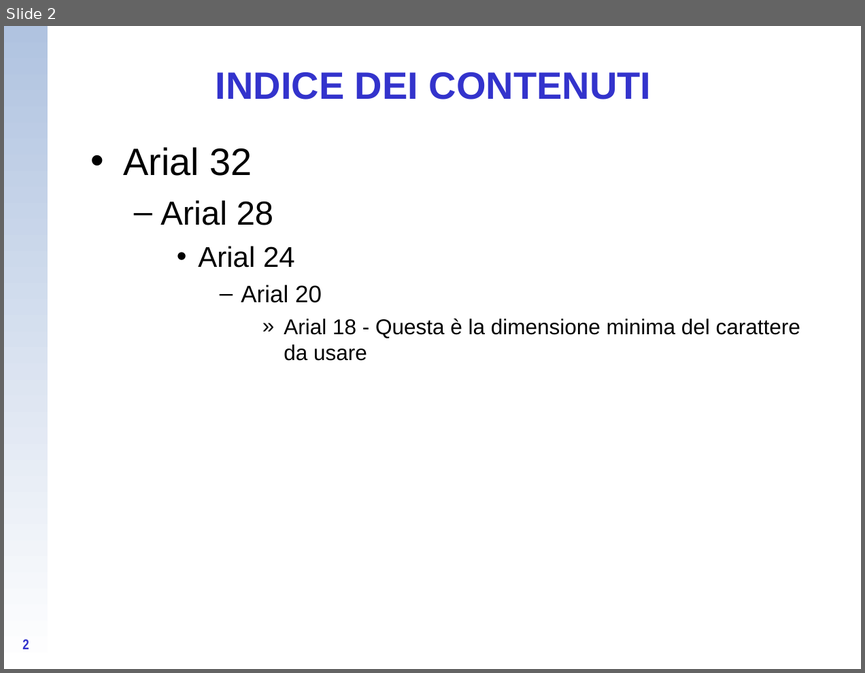
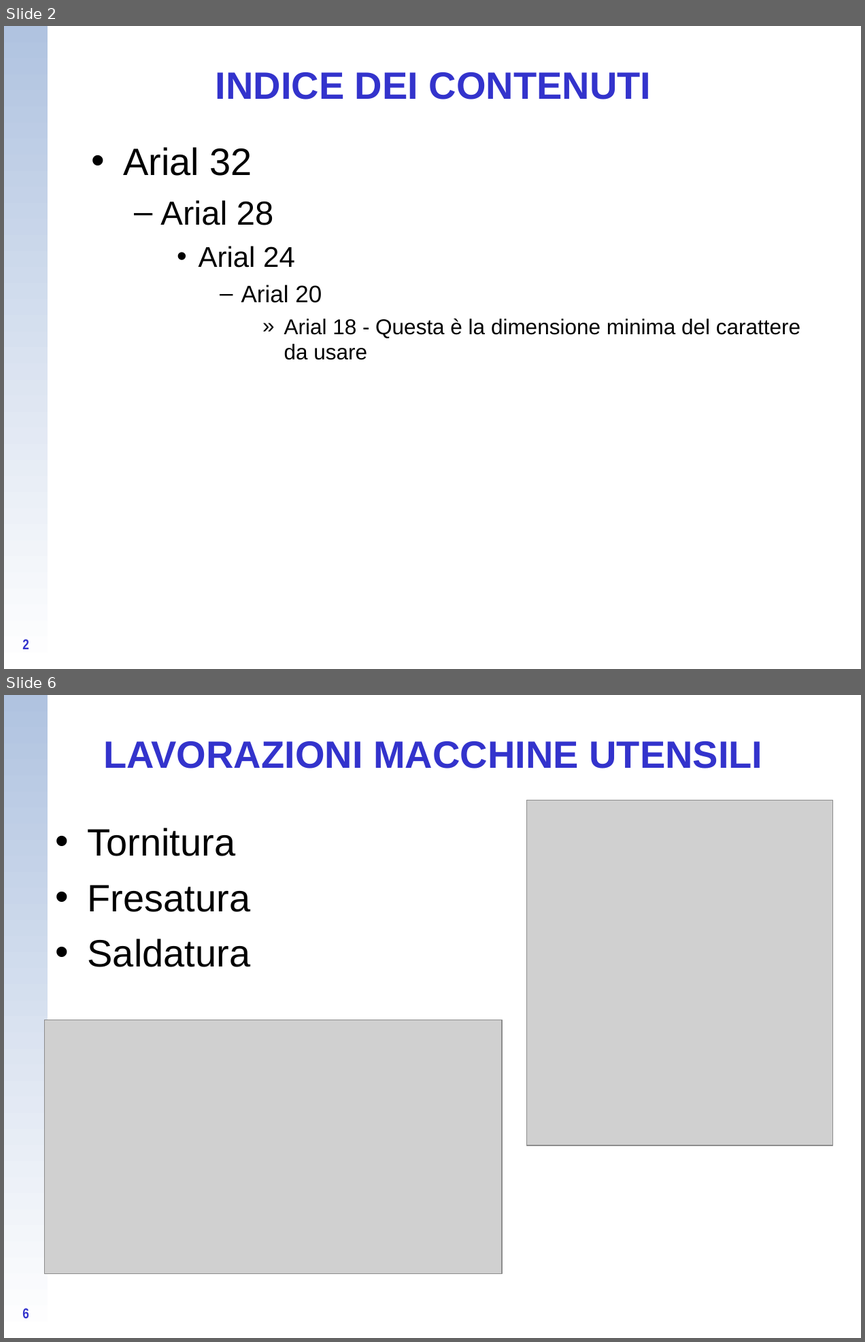
Before and after one commit to CampelloManuel/progetto-esame, a slide deck: tesina/Presentazione_tipo_Energia (te ne ho salvata una copia fusco, sei libero di usarla).ppt. Shown one above the other, each under a label of ours: slide 2 before the commit, slides 2 and 6 after it; the slides between them are not shown. The pictures are 865x673 and 865x1342 pixels, drawn with LibreOffice and Linux fonts; fonts in the diff are those of the drawing; grey boxes stand for pictures; background and template pictures are left out. Boxes give left, top, right and bottom in pixels: in the first picture for what was removed or moved away, otherwise in the second. Text is boxed around its words. In the diff, an @@ line names an element or a change of style, - is before the commit and + after.

```diff
--- a/tesina/Presentazione_tipo_Energia (te ne ho salvata una copia fusco, sei libero di usarla).ppt
+++ b/tesina/Presentazione_tipo_Energia (te ne ho salvata una copia fusco, sei libero di usarla).ppt
@@ slide 6 added at box(4, 695, 861, 1338), background picture (left out); not listed: 1 template element that a slide beside it also shows @@
@@ title added at box(103, 741, 762, 768), 32 pt, text #3333CC, bold @@
+LAVORAZIONI MACCHINE UTENSILI
@@ picture added at box(527, 800, 832, 1146) @@
@@ text added at box(88, 828, 251, 967), 32 pt, text #000000 @@
+• Tornitura
+• Fresatura
+• Saldatura
@@ picture added at box(44, 1020, 502, 1273) @@
@@ page number added at box(22, 1308, 29, 1318), 12 pt, text #3333CC, bold @@
+6
```
Also in this commit, not shown: 1 slide changed, 6 other slides added, 2 slides removed, 3 other files.
